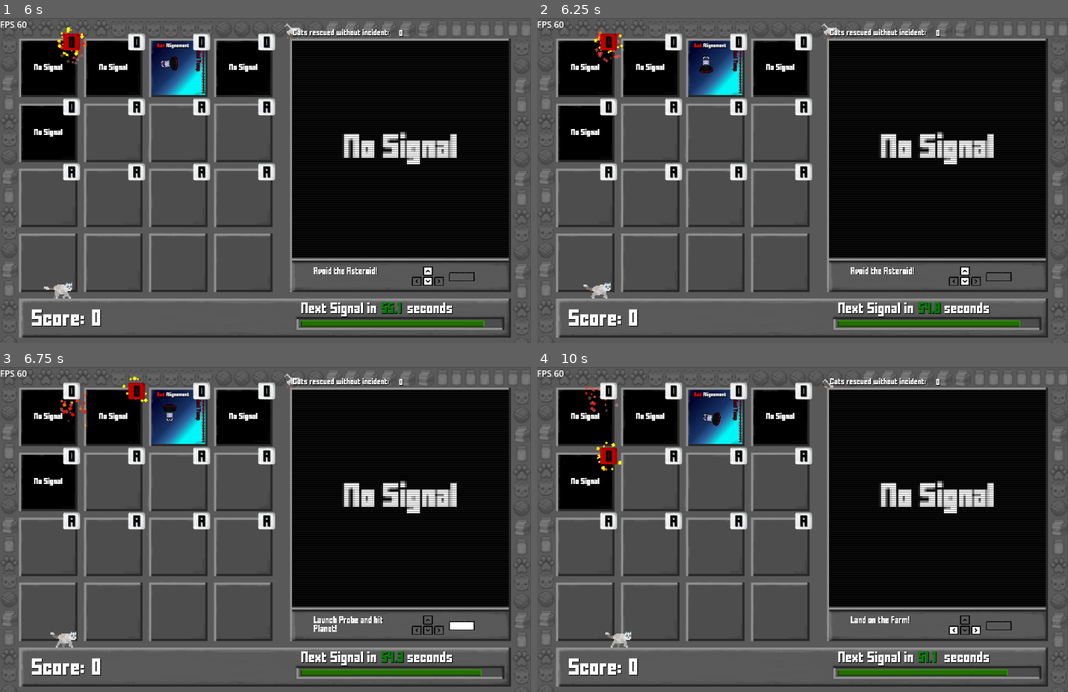
Above: before the commit, frames 1-4 (two rows, left to right).
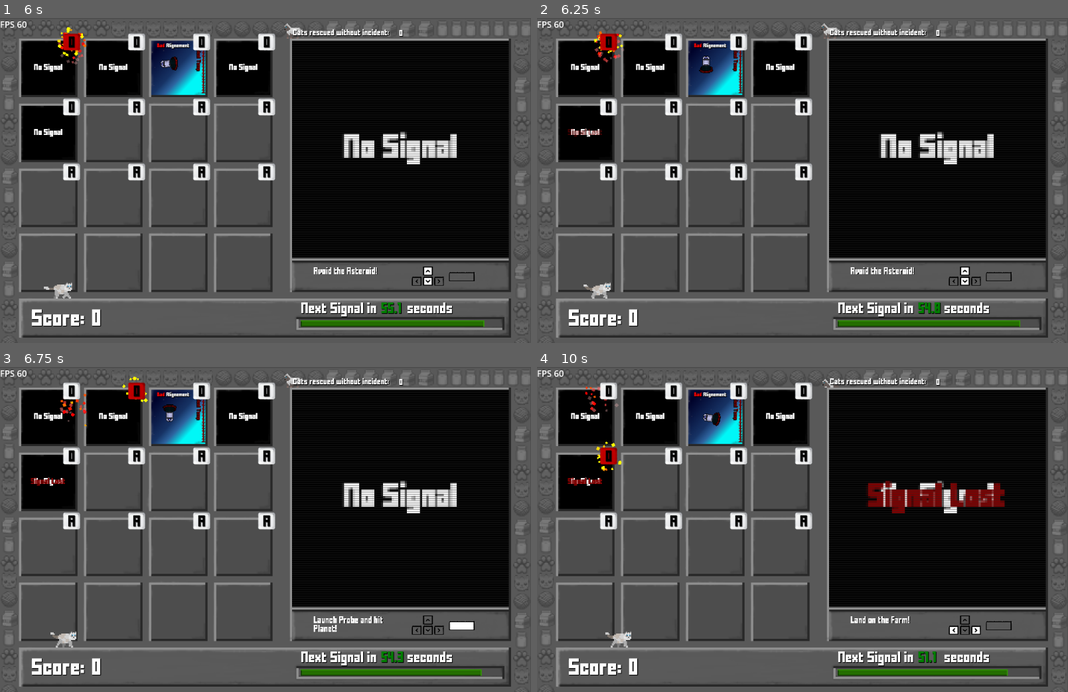
Above: after the commit, the same moments.

Repository: linusfm/Geh-Einkaufen-CCC
Game: Godot game, scene res://laoding_screen.tscn
The game is run twice, just before and just after one commit, with the same random seed, the same clock (stepped at 60 frames per second) and the same inputs. Sound files missing from this copy of the repository are replaced by a short silence.
Inputs:
- Up to frame 1 (6 s): tap Enter (Enter) at 0.5 s; hold Right (Right) 0.53-1.28 s; tap 2 (2) at 0.6, 2.3, 3.6, 4.55 s; tap S (S) at 0.8, 1.35, 3.05, 5.3 s; hold Down (Down) 1.28-2.03 s; tap Space (Space) at 1.55 s; hold Right (Right) 2.03-2.78 s; hold Space (Space) 2.03-2.78 s; hold Up (Up) 2.78-3.53 s; tap 1 (1) at 2.85 s; hold Space (Space) 3.53-4.28 s; hold Left (Left) 3.53-5.03 s; tap 3 (3) at 4.35 s; hold Down (Down) 5.03-5.78 s; tap 4 (4) at 5.1 s; hold Right (Right) from 5.78 s (still down); tap A (A) at 5.85 s
- Up to frame 2 (6.25 s): keep holding Right (Right); tap Space (Space) at 6.05 s
- Up to frame 3 (6.75 s): release Right (Right) at 6.53 s; hold Up (Up) from 6.53 s (still down); tap D (D) at 6.6 s
- Up to frame 4 (10 s): tap 2 (2) at 6.8, 9.05 s; release Up (Up) at 7.28 s; hold Right (Right) 7.28-8.03 s; tap E (E) at 7.35 s; tap S (S) at 7.55, 9.8 s; hold Down (Down) 8.03-8.78 s; hold Space (Space) 8.03-8.78 s; tap Enter (Enter) at 8.1 s; hold Left (Left) 8.78-9.53 s; tap Q (Q) at 8.85 s; hold Up (Up) from 9.53 s (still down); tap R (R) at 9.6 s

Frame 1 is identical in both runs. In frame 2, less than 0.1% of the frame differs, in the area x 5-13%, y 34-37%; in frame 3, 0.1%; in frame 4, 1.6%, in the area x 5-89%, y 33-45%.

Commit message:
Fehlerbehebung

Diff:
--- a/CCC Lund Edition/Mgame13/mgame13.gd
+++ b/CCC Lund Edition/Mgame13/mgame13.gd
@@ -70,7 +70,7 @@
 	if $Timer.time_left > 7.5:
 		$TimerLabel.modulate = Color(0,1,0)
 		#$TimerLabel.add_color_override("font_color",Color(0,1,0))
-	if $Timer.time_left >= 2.5 and $ Timer.time_left <= 7.5:
+	if $Timer.time_left >= 2.5 and $Timer.time_left <= 7.5:
 		$TimerLabel.modulate = Color(1,0.5,0)
 		#$TimerLabel.add_color_override("font_color", Color(1,0.5,0))
 	if $Timer.time_left >= 0 and $Timer.time_left < 2.5:
@@ -149,6 +149,9 @@
 	if ueberlappung_wagen_kasse == true and inhalt == "HF2":
 		if Input.is_action_just_pressed("Space"):
 			gamelost()
+	if ueberlappung_wagen_kasse == true and inhalt == "":
+		if Input.is_action_just_pressed("Space"):
+			gamelost()
 
 func _on_katzenfutter_area_entered(area: Area2D):
 	ueberlappung_wagen_katzenfutter = true
